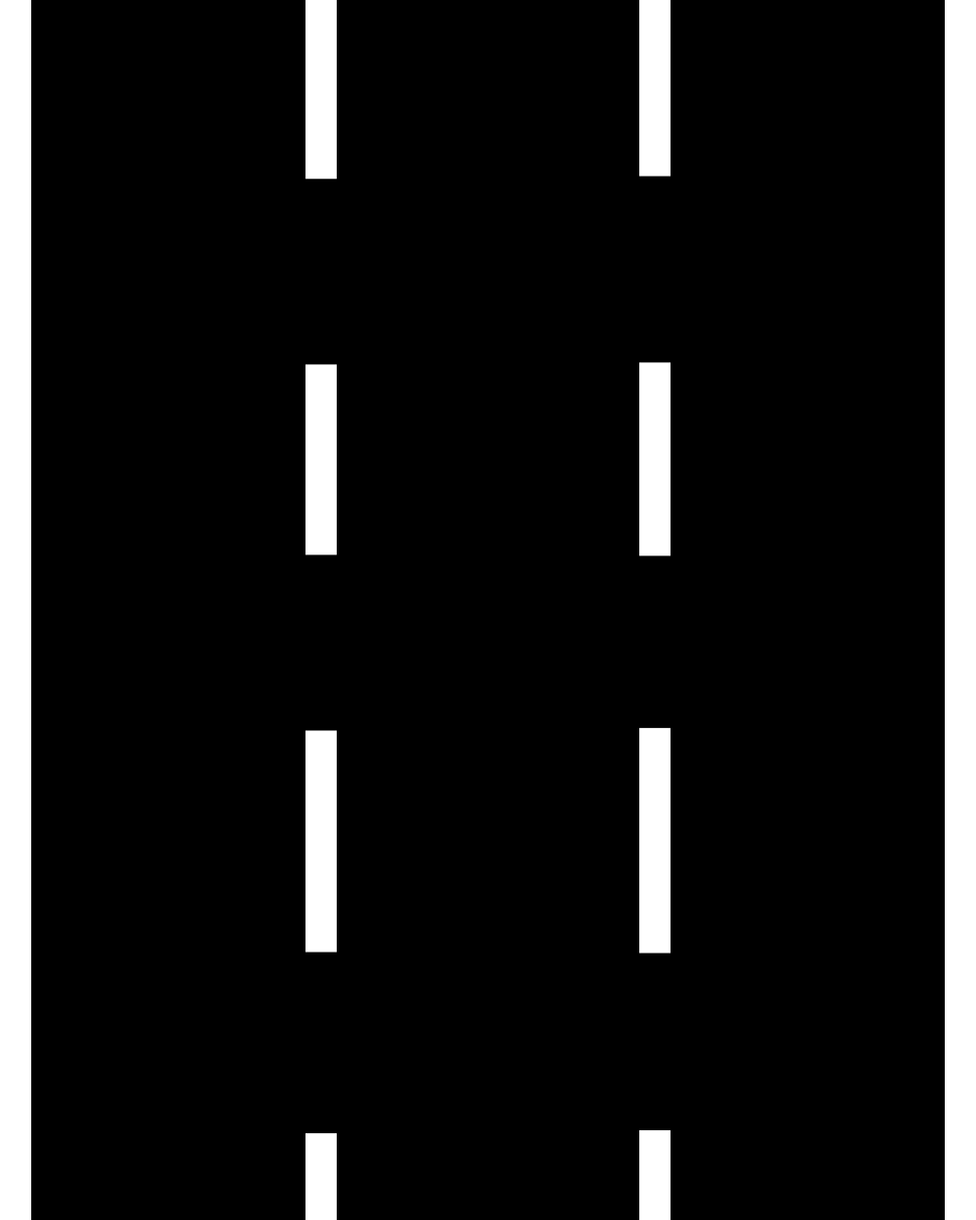
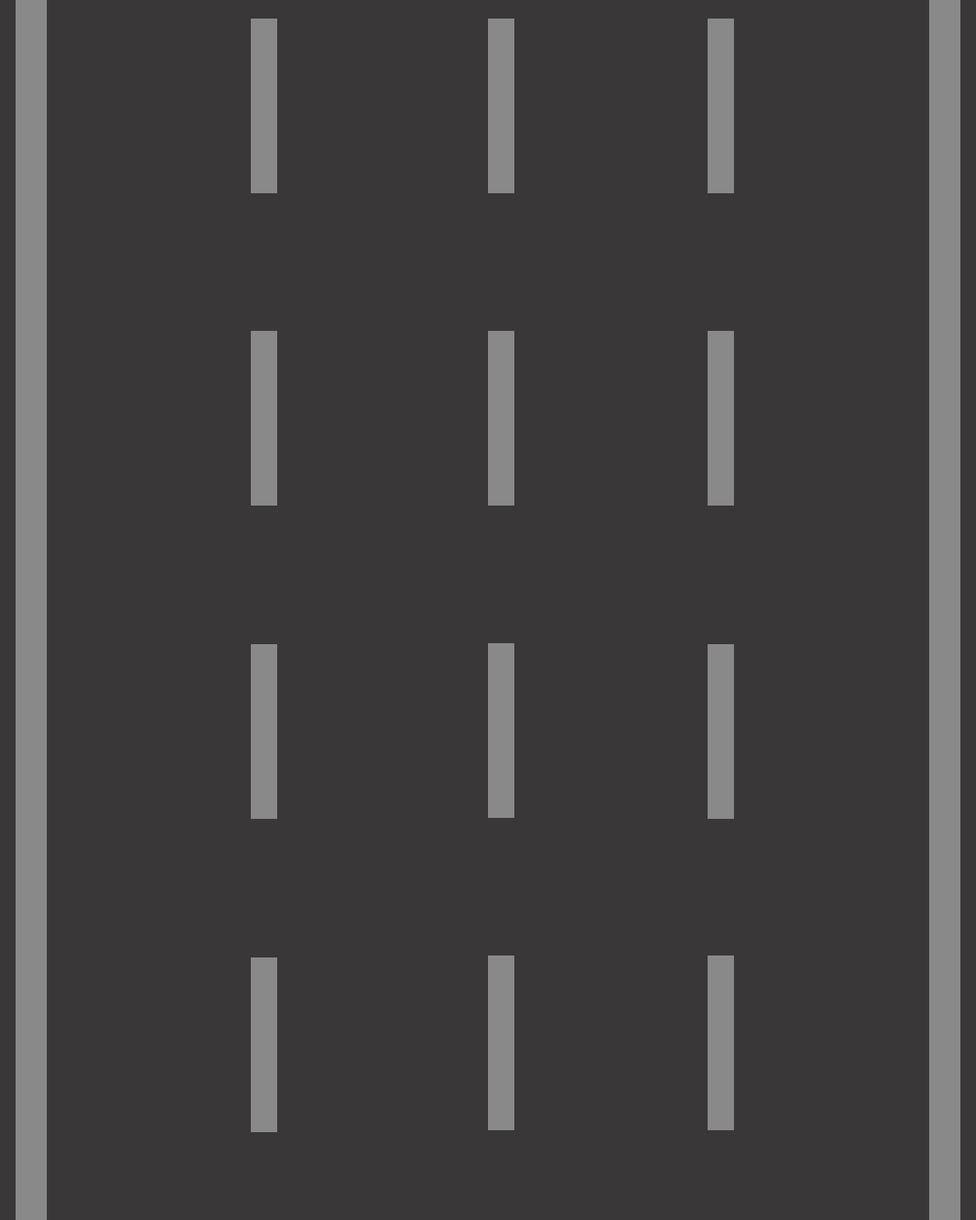
Layers edited between the first and the second 976 × 1220 image:
added group "Group 1 copy 2" with 6 layers above "Group 1 copy" over (250, 18, 735, 1133)
added layer "Rectangle 2 copy 5" in group "Group 1 copy 2" over (707, 955, 735, 1131)
added layer "Rectangle 2 copy 4" in group "Group 1 copy 2" over (488, 955, 515, 1131)
added layer "Rectangle 2 copy 3" in group "Group 1 copy 2" over (250, 957, 278, 1133)
added layer "Rectangle 2 copy 2" (1st of 3, in "Group 1 copy 2") in group "Group 1 copy 2" over (250, 644, 278, 820)
added layer "Rectangle 2 copy" (1st of 3, in "Group 1 copy 2") in group "Group 1 copy 2" over (250, 330, 278, 506)
added layer "Rectangle 2" (1st of 3, in "Group 1 copy 2") in group "Group 1 copy 2" over (250, 18, 278, 194)
added group "Group 1 copy" with 3 layers above "Group 1" over (488, 18, 515, 819)
added layer "Rectangle 2 copy 2" (2nd of 3, in "Group 1 copy") in group "Group 1 copy" over (488, 643, 515, 819)
added layer "Rectangle 2 copy" (2nd of 3, in "Group 1 copy") in group "Group 1 copy" over (488, 330, 515, 506)
added layer "Rectangle 2" (2nd of 3, in "Group 1 copy") in group "Group 1 copy" over (488, 18, 515, 194)
added group "Group 1" with 3 layers above "Rectangle 1 copy" over (707, 18, 735, 820)
added layer "Rectangle 2 copy 2" (3rd of 3, in "Group 1") in group "Group 1" over (707, 644, 735, 820)
added layer "Rectangle 2 copy" (3rd of 3, in "Group 1") in group "Group 1" over (707, 330, 735, 506)
added layer "Rectangle 2" (3rd of 3, in "Group 1") in group "Group 1" over (707, 18, 735, 194)
painted on "Rectangle 1 copy" over (929, 0, 976, 1220)
removed layer "Rectangle 1 copy 3" over (639, 0, 671, 1220)
removed layer "Rectangle 1 copy 2" over (305, 0, 337, 1220)
painted on "Rectangle 1" over (0, 0, 47, 1220)
added layer "Color Fill 1" above "Base layer" over (0, 0, 976, 1220)
